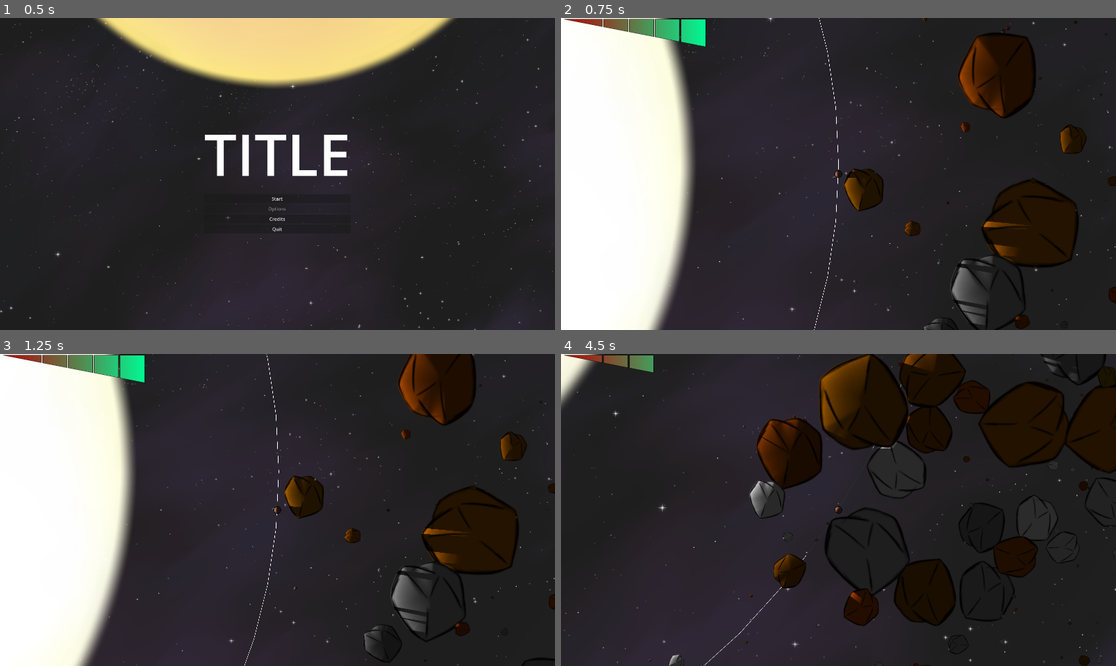
Above: before the commit, frames 1-4 (two rows, left to right).
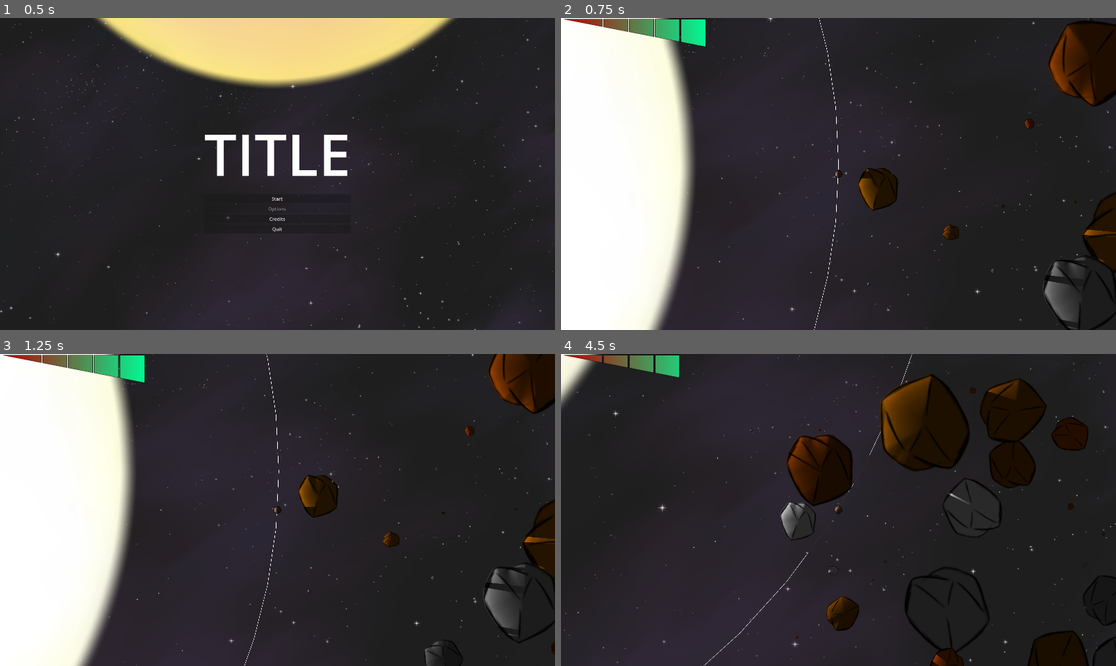
Above: after the commit, the same moments.

Repository: Aroweeri/gmtk2025
Game: Godot game, scene res://scenes/MainMenu.tscn
The game is run twice, just before and just after one commit, with the same random seed, the same clock (stepped at 60 frames per second) and the same inputs.
Inputs:
- Up to frame 1 (0.5 s): no input
- Up to frame 2 (0.75 s): click "Start" at 0.5 s
- Up to frame 3 (1.25 s): no input
- Up to frame 4 (4.5 s): hold Up (ui_up) 1.28-2.03 s; hold Space (boost) 1.28-2.03 s; hold Down (ui_down) 2.03-2.78 s; tap Shift (slow) at 2.1, 3.6 s; hold Space (boost) 2.78-3.53 s; hold Up (ui_up) 2.78-4.28 s; hold Down (ui_down) from 4.28 s (still down); hold Space (boost) from 4.28 s (still down)

Frame 1 is identical in both runs. In frame 2, 13% of the frame differs, in the area x 50-100%, y 0-100%; in frame 3, 12%; in frame 4, 21%, in the area x 15-100%, y 0-100%.

Commit message:
Tweak play area.

Diff:
--- a/scenes/main.gd
+++ b/scenes/main.gd
@@ -27,7 +27,7 @@
 		var tempRotator = Node2D.new()
 		var tempPositioner = Node2D.new();
 		tempRotator.rotation = randf()*PI*2
-		tempPositioner.position = Vector2(10000 + (sqrt(randf()*6000)*100), 0);
+		tempPositioner.position = Vector2(10000 + (sqrt(randf()*6000)*150), 0);
 		tempRotator.add_child(tempPositioner);
 		var targetPosition = Vector2(tempPositioner.global_position);
 
